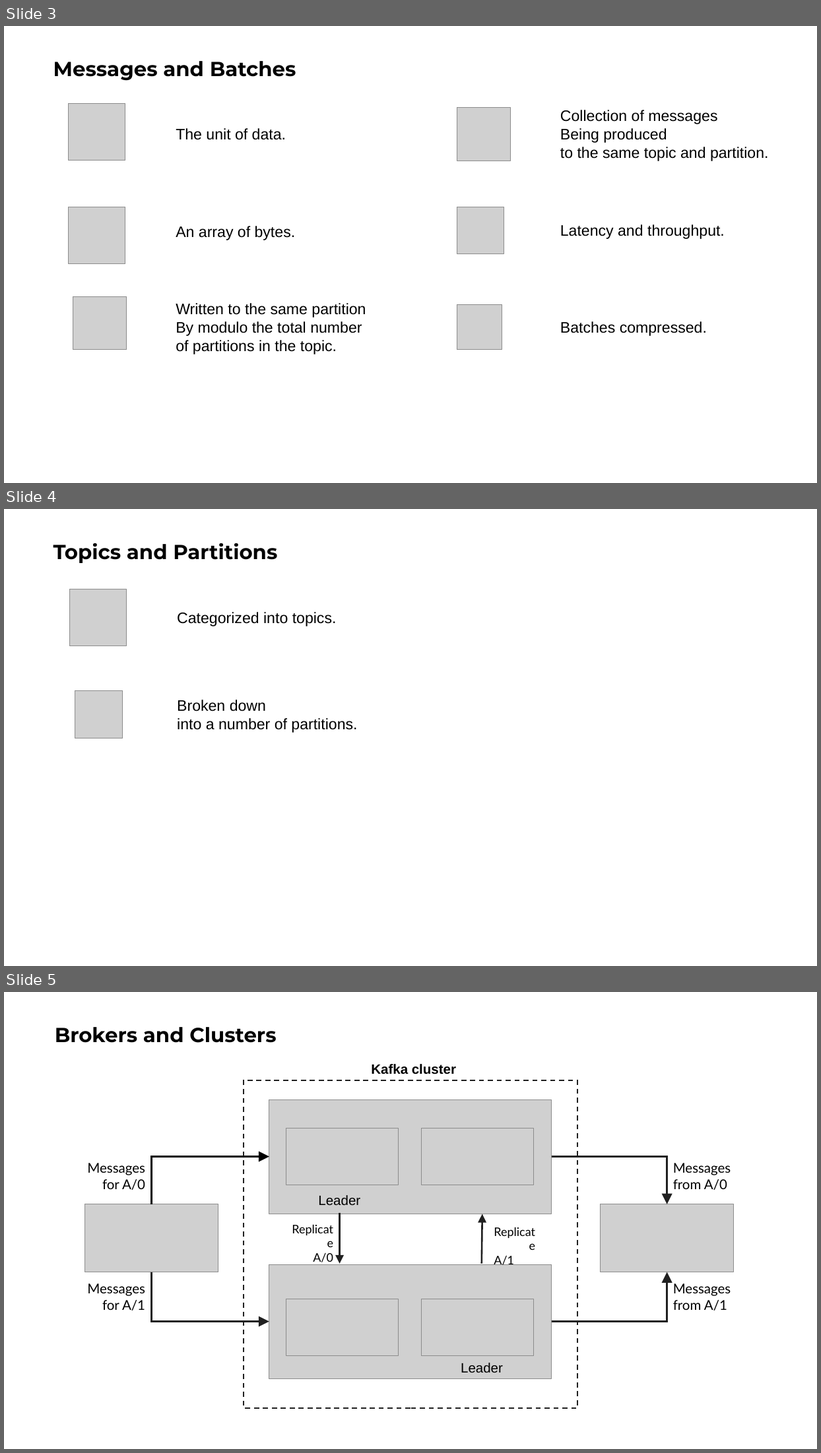
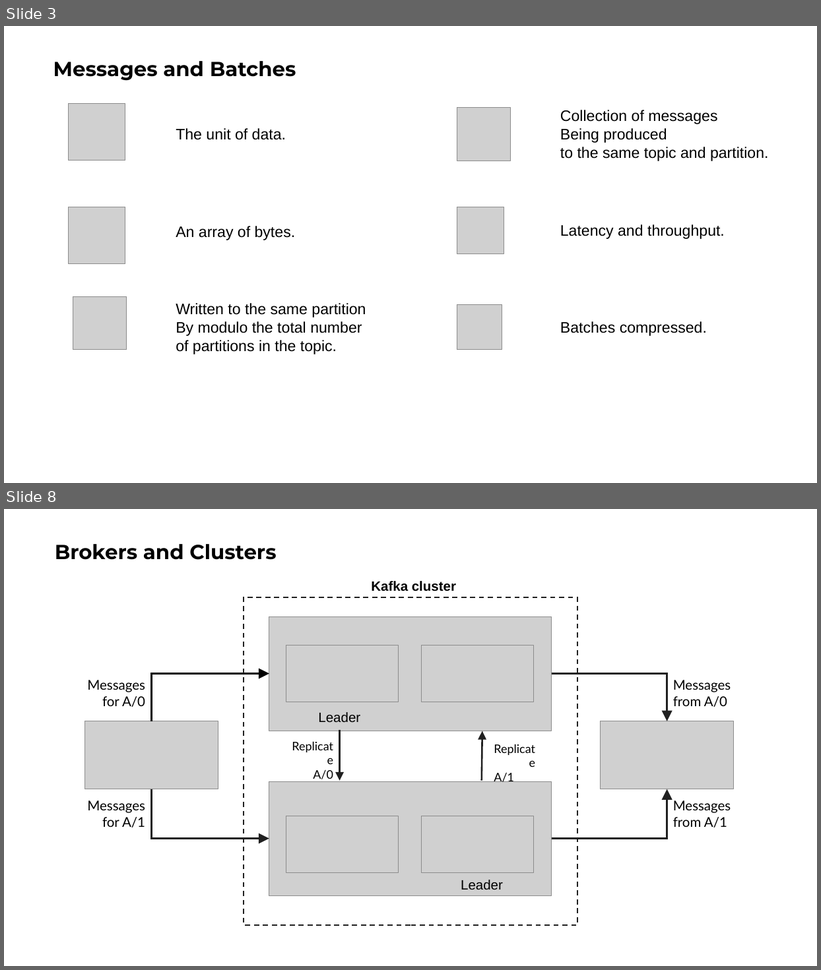
Before and after one commit to ngoctd314/books-note, a slide deck: Kafka Definitive Guide.pptx. Shown one above the other, each under a label of ours: slides 3, 4 and 5 before the commit, slides 3 and 8 after it; the slides between them are not shown. The pictures are 821x1453 and 821x970 pixels, drawn with LibreOffice and Linux fonts; fonts in the diff are those of the drawing; grey boxes stand for pictures. Boxes give left, top, right and bottom in pixels: in the first picture for what was removed or moved away, otherwise in the second. Text is boxed around its words. In the diff, an @@ line names an element or a change of style, - is before the commit and + after.

```diff
--- a/Kafka Definitive Guide.pptx
+++ b/Kafka Definitive Guide.pptx
@@ slide 4 removed at (4,509,817,966), background #FFFFFF @@
@@ title removed at (54,543,277,563) @@
-Topics and Partitions
@@ picture removed at (69,589,127,646) @@
@@ text removed at (177,612,337,626) @@
-Categorized into topics.
@@ picture removed at (75,691,123,739) @@
@@ text removed at (177,700,357,733) @@
-Broken down
-into a number of partitions.
@@ what was slide 5 is now slide 8 @@
```
Also in this commit, not shown: 2 slides changed, 9 slides added, 4 other slides removed, 3 other files.
